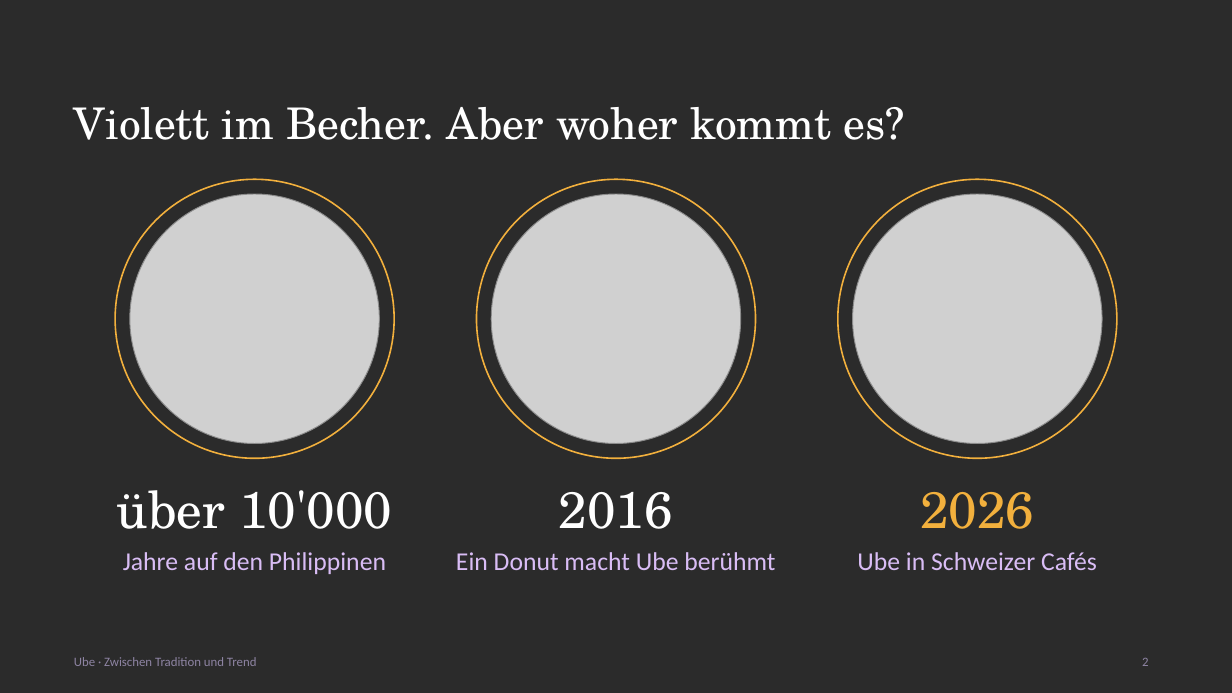
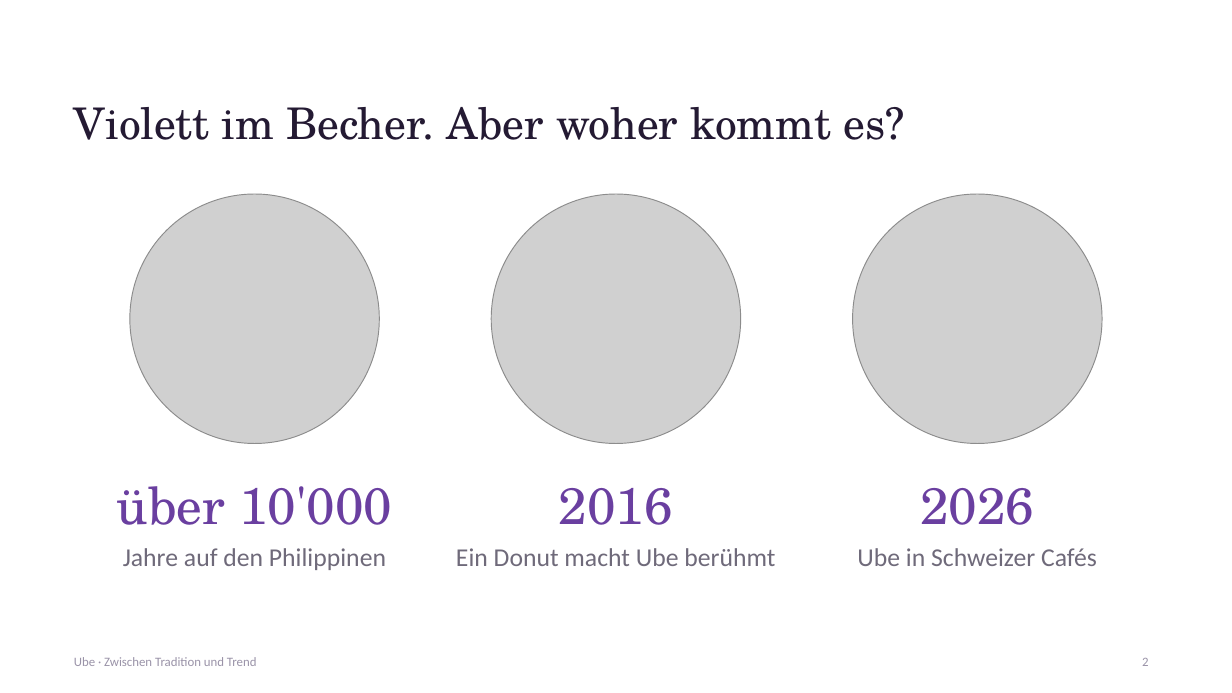
Before and after one commit to aezripeglow-collab/Ube-Sachbuch-Maturaarbeit, a slide deck: slide 2 of Ube Sachbuch Maturaarbeit/08 Präsentation/Ube_Maturapraesentation.pptx. Drawn at 1232x693 pixels with LibreOffice and Linux fonts; fonts in the diff are those of the drawing; grey boxes stand for pictures; background and template pictures are left out; a plain dark background stands for a picture behind light text. Boxes give left, top, right and bottom in pixels: in the first picture for what was removed or moved away, otherwise in the second. Text is boxed around its words. In the diff, an @@ line names an element or a change of style, - is before the commit and + after.

```diff
--- a/Ube Sachbuch Maturaarbeit/08 Präsentation/Ube_Maturapraesentation.pptx
+++ b/Ube Sachbuch Maturaarbeit/08 Präsentation/Ube_Maturapraesentation.pptx
@@ background picture (left out) to #FFFFFF @@
@@ title "Violett im Becher. Aber woher ..." at <box>74,107,905,140</box>: text colour #FFFFFF to #241A33 @@
@@ ellipse removed at <box>116,179,395,458</box> @@
@@ ellipse removed at <box>477,179,756,458</box> @@
@@ ellipse removed at <box>838,179,1117,458</box> @@
@@ text "über 10'000" at <box>117,486,392,525</box>: text colour #FFFFFF to #6A3FA0 @@
@@ text "2016" at <box>559,488,673,525</box>: text colour #FFFFFF to #6A3FA0 @@
@@ text "2026" at <box>920,488,1034,525</box>: text colour #F2B03D to #6A3FA0 @@
@@ text colour #D9BDF5 to #6F6A7A in 3 elements at <box>123,548,386,570</box>, <box>456,548,775,566</box>, <box>857,548,1097,566</box> @@
@@ text "Ube · Zwischen Tradition und ..." at <box>74,657,257,666</box>: text colour #8E84A3 to #9A93A8 @@
@@ page number at <box>1142,658,1148,666</box>: text colour #8E84A3 to #9A93A8 @@
```
Also in this commit, not shown: 24 other slides changed, 3 other files.
